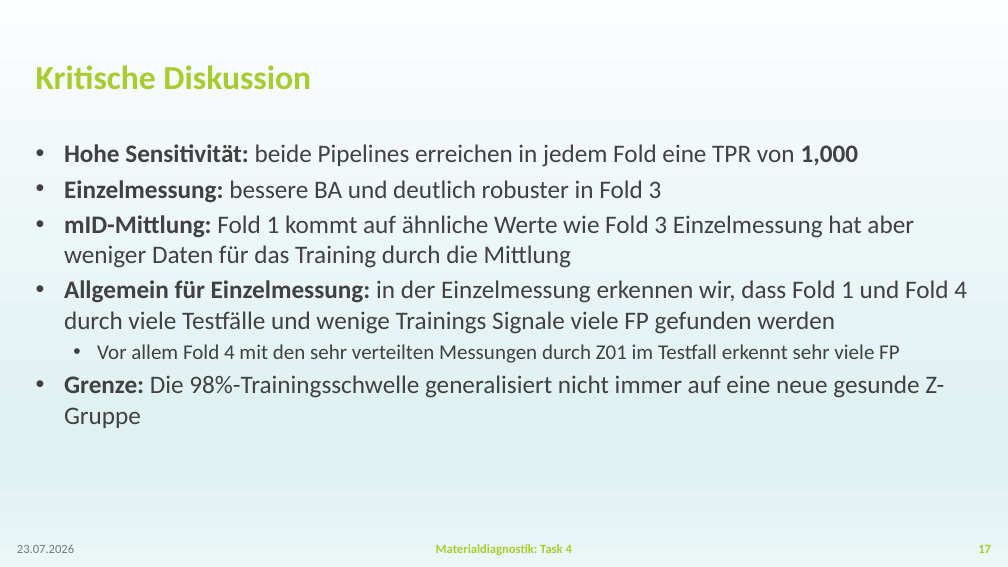
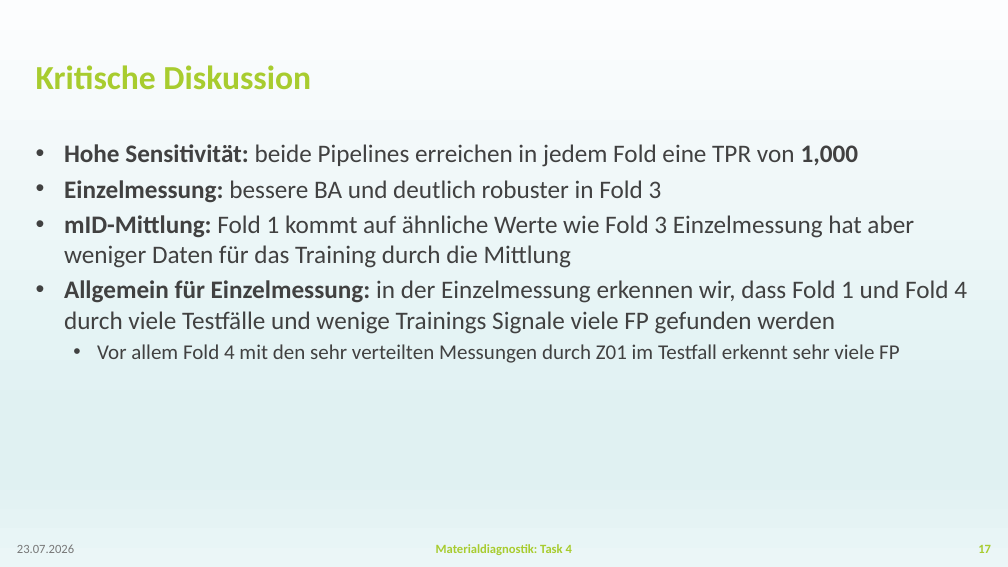
Before and after one commit to BGielczynski/AI_diagnostics, a slide deck: slide 17 of Task_4/Presentation_Task4.pptx. Drawn at 1008x567 pixels with LibreOffice and Linux fonts; fonts in the diff are those of the drawing; background and template pictures are left out. Boxes give left, top, right and bottom in pixels: in the first picture for what was removed or moved away, otherwise in the second. Text is boxed around its words. In the diff, an @@ line names an element or a change of style, - is before the commit and + after.

```diff
--- a/Task_4/Presentation_Task4.pptx
+++ b/Task_4/Presentation_Task4.pptx
@@ text at [64,375,944,428]: paragraph removed @@
-• Grenze: Die 98%-Trainingsschwelle generalisiert nicht immer auf eine neue gesunde Z-Gruppe
```
Also in this commit, not shown: 4 other slides changed.
